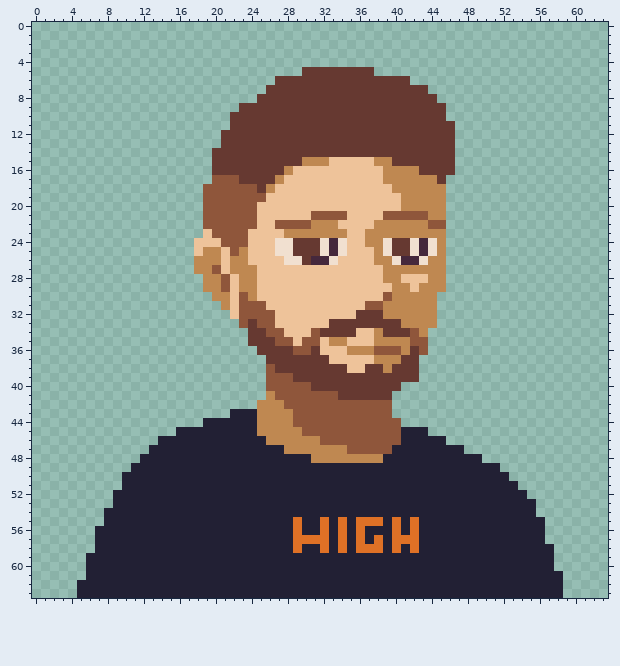
Pixel-art sprite -- sprites/portraits/henrique-portrait.png. The picture above was drawn from the file before the commit.
The file is 64x64 pixels.
New version:
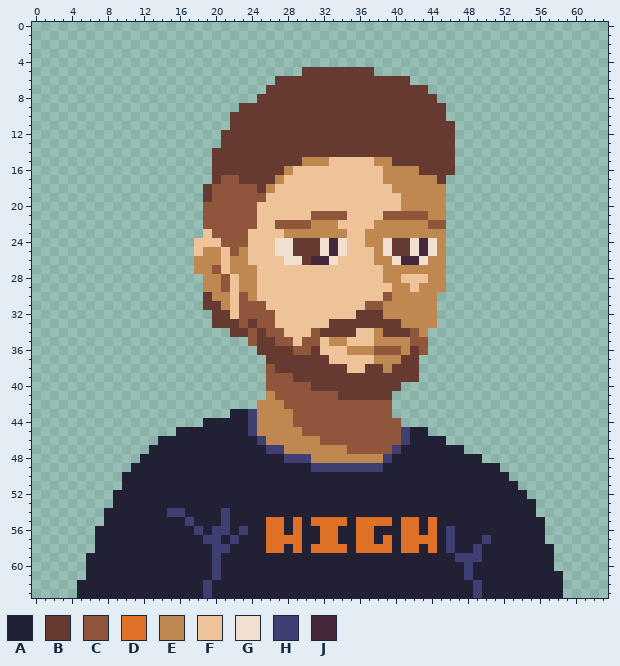
Palette (. is transparent): A #222034  B #663931  C #8f563b  D #df7126  E #bf8851  F #eec39a  G #f1e0d0  H #3f3f74  J #45283c
From old to new:
{"y":17,"x":20,"old":"C","new":"B"}
{"y":18,"x":19,"old":"C","new":"B"}
{"y":19,"x":19,"old":"C","new":"B"}
{"y":30,"x":19,"old":".","new":"B"}
{"y":31,"x":19,"old":"..","new":"BB"}
{"y":32,"x":20,"old":"..","new":"BB"}
{"y":33,"x":20,"old":"...","new":"BBB"}
{"y":34,"x":22,"old":"..B","new":"BBC"}
{"y":35,"x":24,"old":"B","new":"C"}
{"y":43,"x":24,"old":"A","new":"H"}
{"y":44,"x":24,"old":"A","new":"H"}
{"y":45,"x":24,"old":"A","new":"H"}
{"y":45,"x":41,"old":"A","new":"H"}
{"y":46,"x":25,"old":"A","new":"H"}
{"y":46,"x":41,"old":"A","new":"H"}
{"y":47,"x":26,"old":"AA","new":"HH"}
{"y":47,"x":40,"old":"A","new":"H"}
{"y":48,"x":28,"old":"AAA","new":"HHH"}
{"y":48,"x":39,"old":"A","new":"H"}
{"y":49,"x":31,"old":"AAAAAAAA","new":"HHHHHHHH"}
{"y":54,"x":15,"old":"AA","new":"HH"}
{"y":54,"x":21,"old":"A","new":"H"}
{"y":55,"x":17,"old":"A","new":"H"}
{"y":55,"x":21,"old":"A","new":"H"}
{"y":55,"x":26,"old":"AA","new":"DD"}
{"y":55,"x":31,"old":"A","new":"D"}
{"y":55,"x":33,"old":"A","new":"D"}
{"y":55,"x":39,"old":"ADA","new":"DAD"}
{"y":55,"x":44,"old":"A","new":"D"}
{"y":56,"x":18,"old":"A","new":"H"}
{"y":56,"x":20,"old":"AA","new":"HH"}
{"y":56,"x":23,"old":"A","new":"H"}
{"y":56,"x":26,"old":"AA","new":"DD"}
{"y":56,"x":33,"old":"AD","new":"DA"}
{"y":56,"x":37,"old":"A","new":"D"}
{"y":56,"x":40,"old":"DA","new":"AD"}
{"y":56,"x":44,"old":"A","new":"D"}
{"y":56,"x":46,"old":"A","new":"H"}
{"y":57,"x":19,"old":"AA","new":"HH"}
{"y":57,"x":22,"old":"A","new":"H"}
{"y":57,"x":26,"old":"AAA","new":"DDD"}
{"y":57,"x":30,"old":"DD","new":"AA"}
{"y":57,"x":33,"old":"AD","new":"DA"}
{"y":57,"x":37,"old":"ADAD","new":"DADA"}
{"y":57,"x":43,"old":"AA","new":"DD"}
{"y":57,"x":46,"old":"A","new":"H"}
{"y":57,"x":50,"old":"A","new":"H"}
{"y":58,"x":20,"old":"AA","new":"HH"}
{"y":58,"x":26,"old":"AA","new":"DD"}
{"y":58,"x":31,"old":"A","new":"D"}
{"y":58,"x":33,"old":"A","new":"D"}
{"y":58,"x":39,"old":"ADA","new":"DAD"}
{"y":58,"x":44,"old":"A","new":"D"}
{"y":58,"x":46,"old":"A","new":"H"}
{"y":58,"x":49,"old":"A","new":"H"}
{"y":59,"x":20,"old":"A","new":"H"}
{"y":59,"x":47,"old":"AAA","new":"HHH"}
{"y":60,"x":20,"old":"A","new":"H"}
{"y":60,"x":48,"old":"A","new":"H"}
{"y":61,"x":20,"old":"A","new":"H"}
{"y":61,"x":48,"old":"A","new":"H"}
{"y":62,"x":19,"old":"A","new":"H"}
{"y":62,"x":49,"old":"A","new":"H"}
{"y":63,"x":19,"old":"A","new":"H"}
{"y":63,"x":49,"old":"A","new":"H"}
{"label":"changed","picture_box":[203,175,221,202]}
{"label":"changed","picture_box":[203,292,257,346]}
{"label":"changed","picture_box":[248,409,410,472]}
{"label":"changed","picture_box":[167,508,491,598]}
